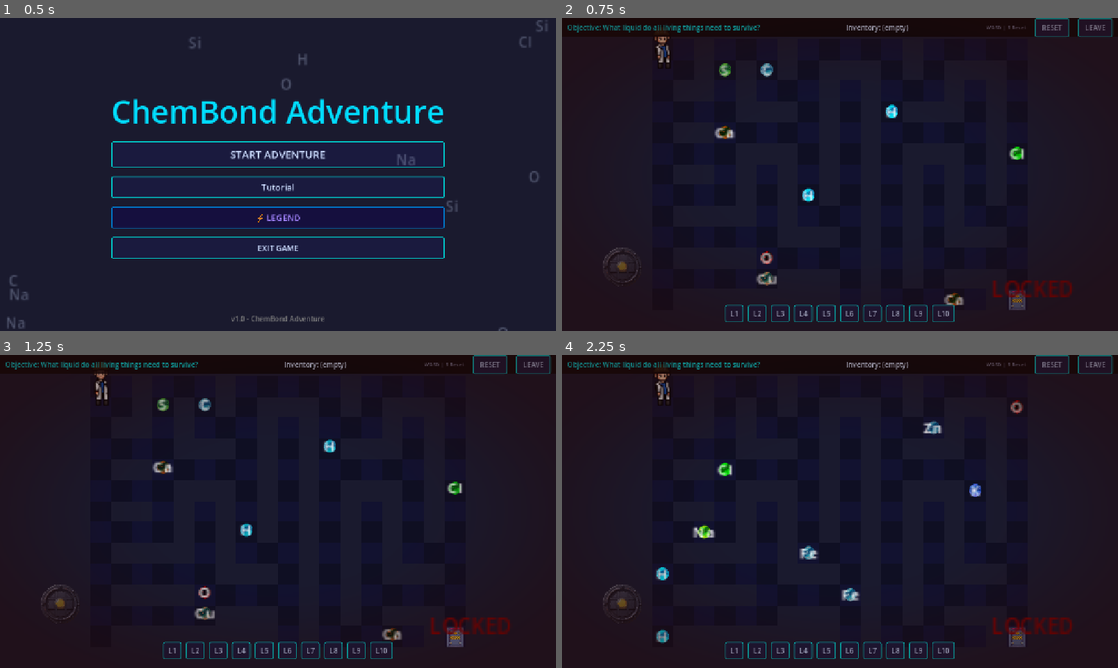
Above: before the commit, frames 1-4 (two rows, left to right).
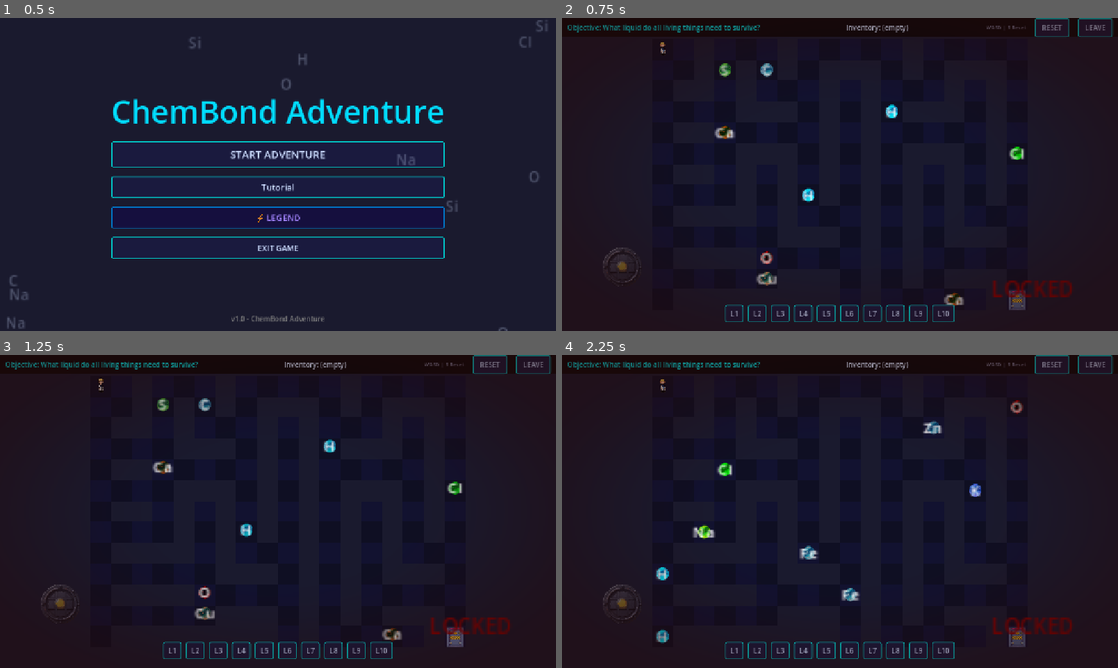
Above: after the commit, the same moments.

Repository: marshal-rizky/Chemistry-Maze
Game: Godot game, scene res://scenes/main_menu.tscn
Same seed, same stepped clock (60 frames per second), same inputs: the game is played once before the commit and once after it. Sound files missing from this copy of the repository are replaced by a short silence.
Inputs:
- Up to frame 1 (0.5 s): no input
- Up to frame 2 (0.75 s): click "START ADVENTURE" at 0.5 s
- Up to frame 3 (1.25 s): no input
- Up to frame 4 (2.25 s): click "LEAVE" at 1.25 s; click "START ADVENTURE" at 2 s

Frame 1 is identical in both runs. In frame 2, 0.2% of the frame differs, in the area x 16-20%, y 6-17%; in frame 3, 0.1%; in frame 4, 0.2%.

Commit message:
fix: force tileset reimport + shrink character sprite to match hitbox
- Delete stale .import files for all replaced sprites so Godot
  reimports them fresh on next project reload
- player.tscn: AnimatedSprite2D scale 1.0 → 0.33 (48px canvas → ~16px
  rendered size, matching the 12px collision box)
- Add Godot-generated .import files for all scientist animation frames

Co-Authored-By: Claude Sonnet 4.6 <noreply@anthropic.com>

Diff:
--- a/scenes/player.tscn
+++ b/scenes/player.tscn
@@ -15,6 +15,7 @@
 script = ExtResource("1_player")
 
 [node name="AnimatedSprite2D" type="AnimatedSprite2D" parent="."]
+scale = Vector2(0.33, 0.33)
 texture_filter = 0
 sprite_frames = ExtResource("2_frames")
 animation = &"idle"
Not shown, changed: assets/sprites/scientist/animations/collect/east/frame_000.png.import
Not shown, added: assets/sprites/scientist/animations/collect/east/frame_001.png.import
Not shown, added: assets/sprites/scientist/animations/collect/east/frame_002.png.import
Not shown, added: assets/sprites/scientist/animations/collect/east/frame_003.png.import
Not shown, added: assets/sprites/scientist/animations/collect/east/frame_004.png.import
Not shown, added: assets/sprites/scientist/animations/collect/north/frame_000.png.import
Not shown, added: assets/sprites/scientist/animations/collect/north/frame_001.png.import
Not shown, added: assets/sprites/scientist/animations/collect/north/frame_002.png.import
Not shown, added: assets/sprites/scientist/animations/collect/north/frame_003.png.import
Not shown, added: assets/sprites/scientist/animations/collect/north/frame_004.png.import
Not shown, added: assets/sprites/scientist/animations/collect/south/frame_000.png.import
Not shown, added: assets/sprites/scientist/animations/collect/south/frame_001.png.import
(and 60 more such lines)
